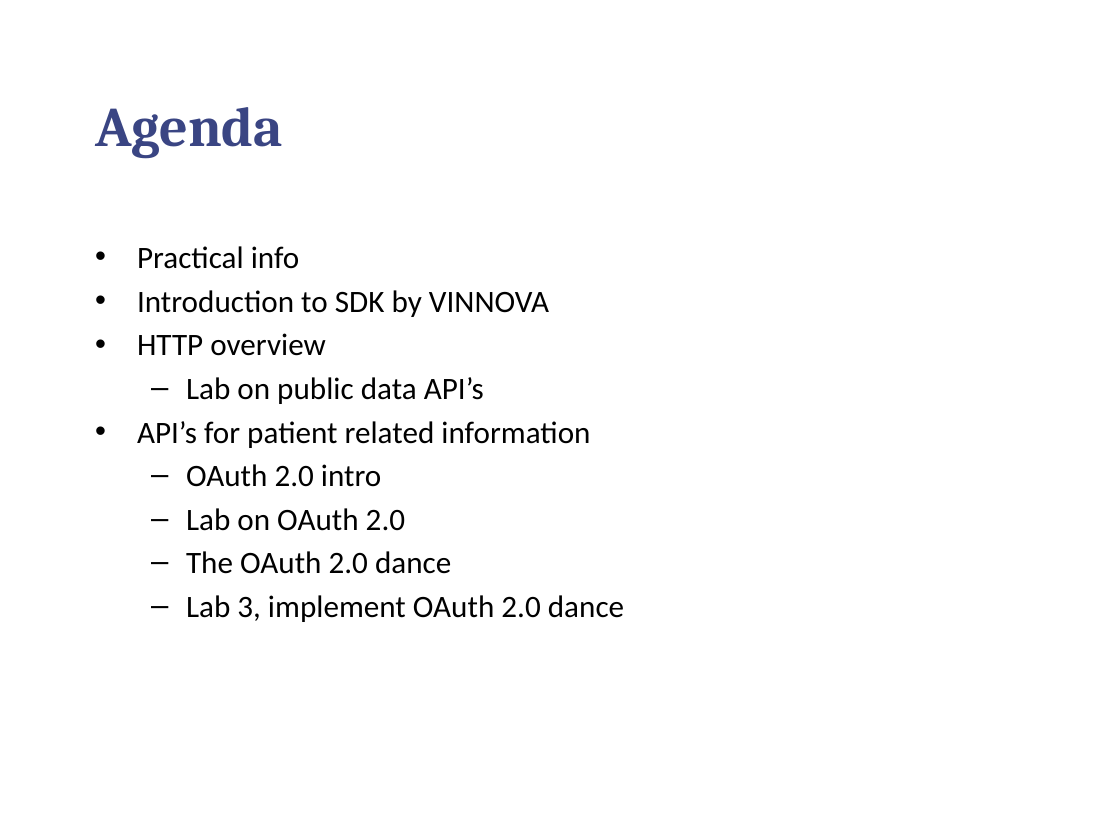
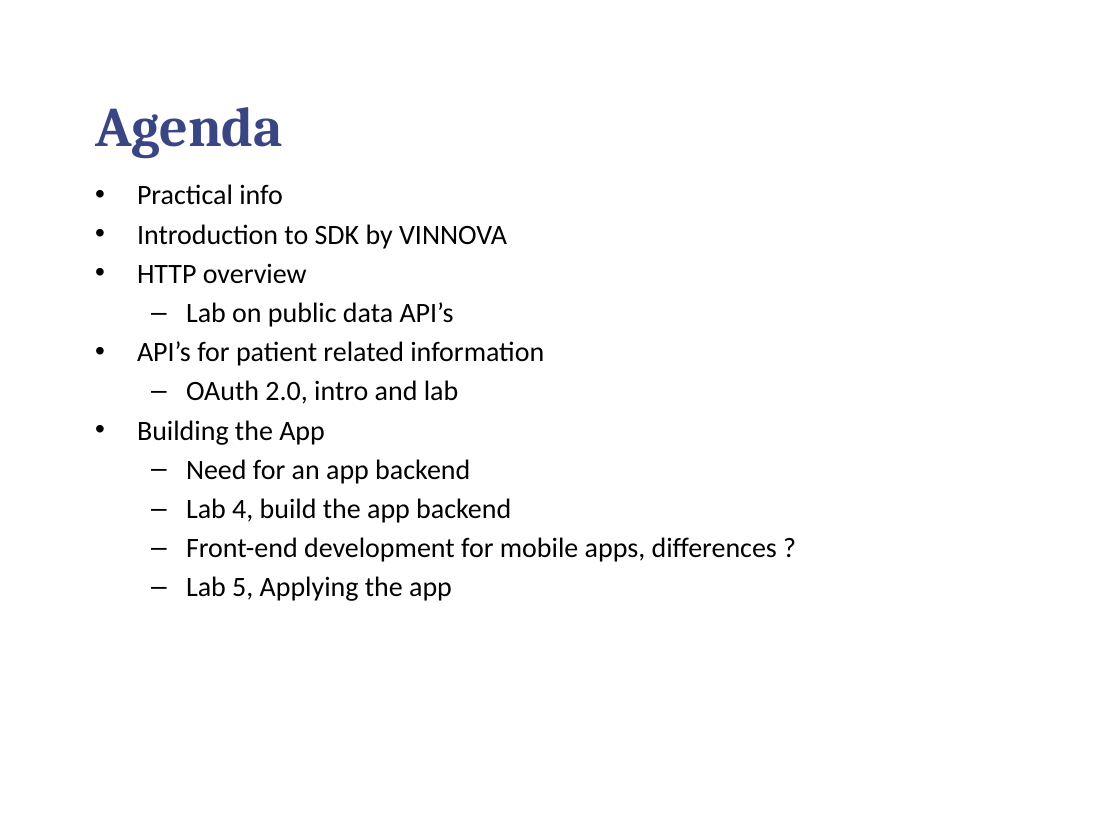
Before and after one commit to chilmers/cadec-healthcare-api-tutorial, a slide deck: slide 3 of Cadec-vårdens-apier.pptx. Drawn at 1120x840 pixels with LibreOffice and Linux fonts; fonts in the diff are those of the drawing; background and template pictures are left out. Boxes give left, top, right and bottom in pixels: in the first picture for what was removed or moved away, otherwise in the second. Text is boxed around its words. In the diff, an @@ line names an element or a change of style, - is before the commit and + after.

Commit message:
Updated ppt with OAuth info

```diff
--- a/Cadec-vårdens-apier.pptx
+++ b/Cadec-vårdens-apier.pptx
@@ text "Practical info": place and size @@
-text "Practical info" at (137, 246, 624, 622)
+text "Practical info" at (137, 184, 777, 601)
@@ text at (137, 184, 544, 366): size 20 to 18 pt in "Practical info", "Introduction to SDK by VINNOVA", "HTTP overview", "Lab on public data API’s" and 1 more places @@
@@ text at (137, 380, 777, 601): text changed; size 20 to 18 pt @@
-  – OAuth 2.0 intro
-  – Lab on OAuth 2.0
-  – The OAuth 2.0 dance
-  – Lab 3, implement OAuth 2.0 dance
+  – OAuth 2.0, intro and lab
+• Building the App
+  – Need for an app backend
+  – Lab 4, build the app backend
+  – Front-end development for mobile apps, differences ?
+  – Lab 5, Applying the app
```
Also in this commit, not shown: 2 other slides changed, 2 slides added, 1 slide removed.
